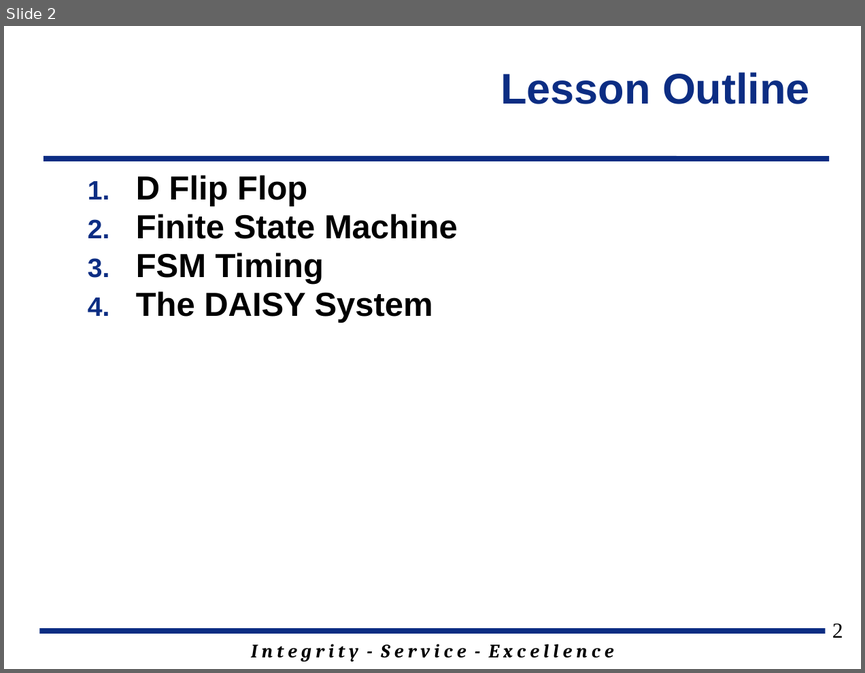
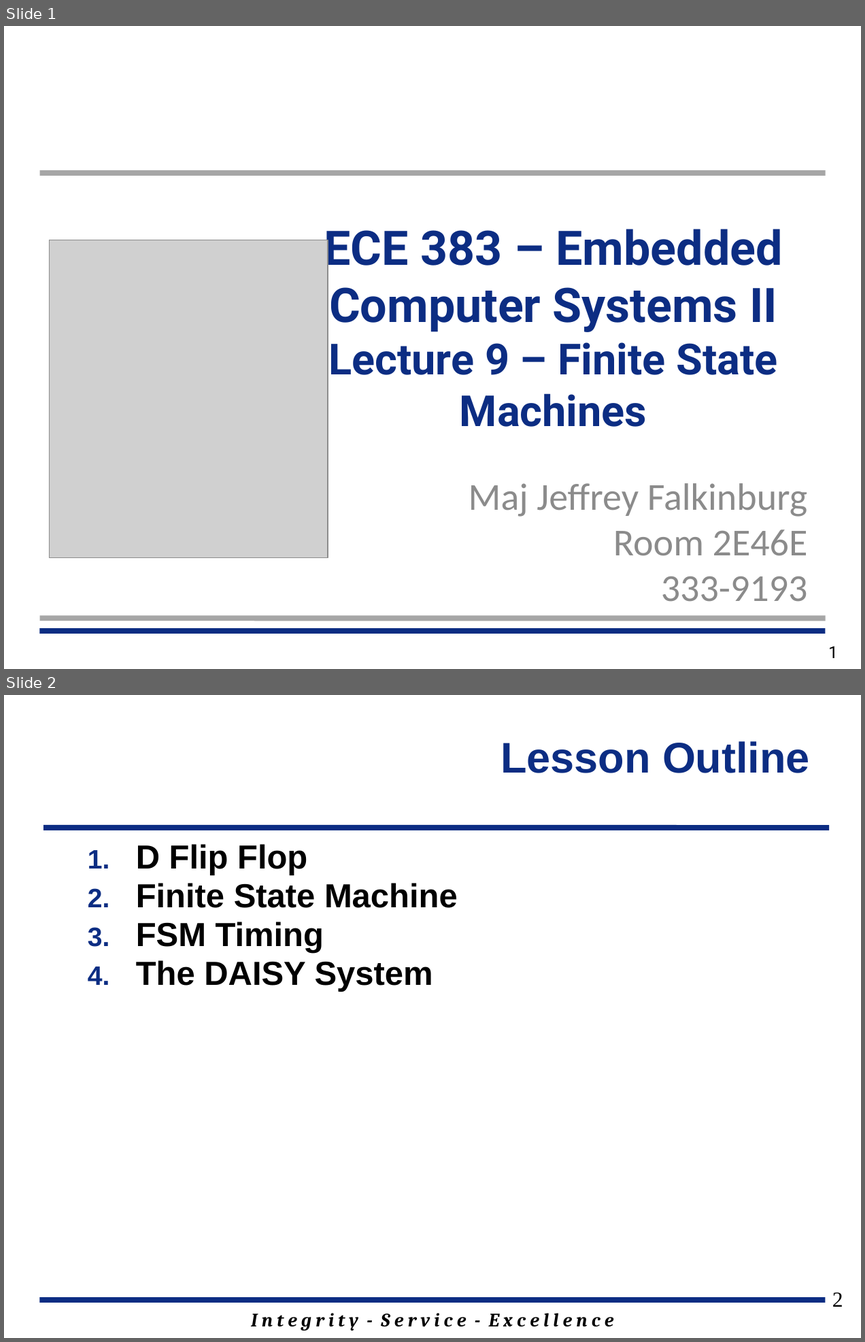
Before and after one commit to jfalkinburg/ECE383_web, a slide deck: lecture/slides/ECE_383_Lec9.pptx. Shown one above the other, each under a label of ours: slide 2 before the commit, slides 1 and 2 after it. The pictures are 865x673 and 865x1342 pixels, drawn with LibreOffice and Linux fonts; fonts in the diff are those of the drawing; grey boxes stand for pictures; background and template pictures are left out. Boxes give left, top, right and bottom in pixels: in the first picture for what was removed or moved away, otherwise in the second. Text is boxed around its words. In the diff, an @@ line names an element or a change of style, - is before the commit and + after.

```diff
--- a/lecture/slides/ECE_383_Lec9.pptx
+++ b/lecture/slides/ECE_383_Lec9.pptx
@@ slide 1 added at (x1=4, y1=26, x2=861, y2=669), background #FFFFFF @@
@@ line added from (40, 172) to (825, 172), #A6A6A6 4.5 pt @@
@@ text added at (x1=324, y1=229, x2=783, y2=427), 40 pt, text #0C2D83, bold @@
+ECE 383 – Embedded Computer Systems II
+Lecture 9 – Finite State Machines
@@ picture added at (x1=50, y1=240, x2=328, y2=558) @@
@@ subtitle added at (x1=468, y1=483, x2=808, y2=601), 32 pt, text #8C8C8C @@
+Maj Jeffrey Falkinburg
+Room 2E46E
+333-9193
@@ line added from (40, 631) to (825, 631), #0C2D83 4.5 pt @@
@@ line added from (40, 618) to (825, 618), #A6A6A6 4.5 pt @@
@@ page number added at (x1=828, y1=645, x2=838, y2=658), 14 pt, text #000000 @@
+1
```
Also in this commit, not shown: 1 slide changed, 13 other slides added, 2 slides removed, 2 other files.
